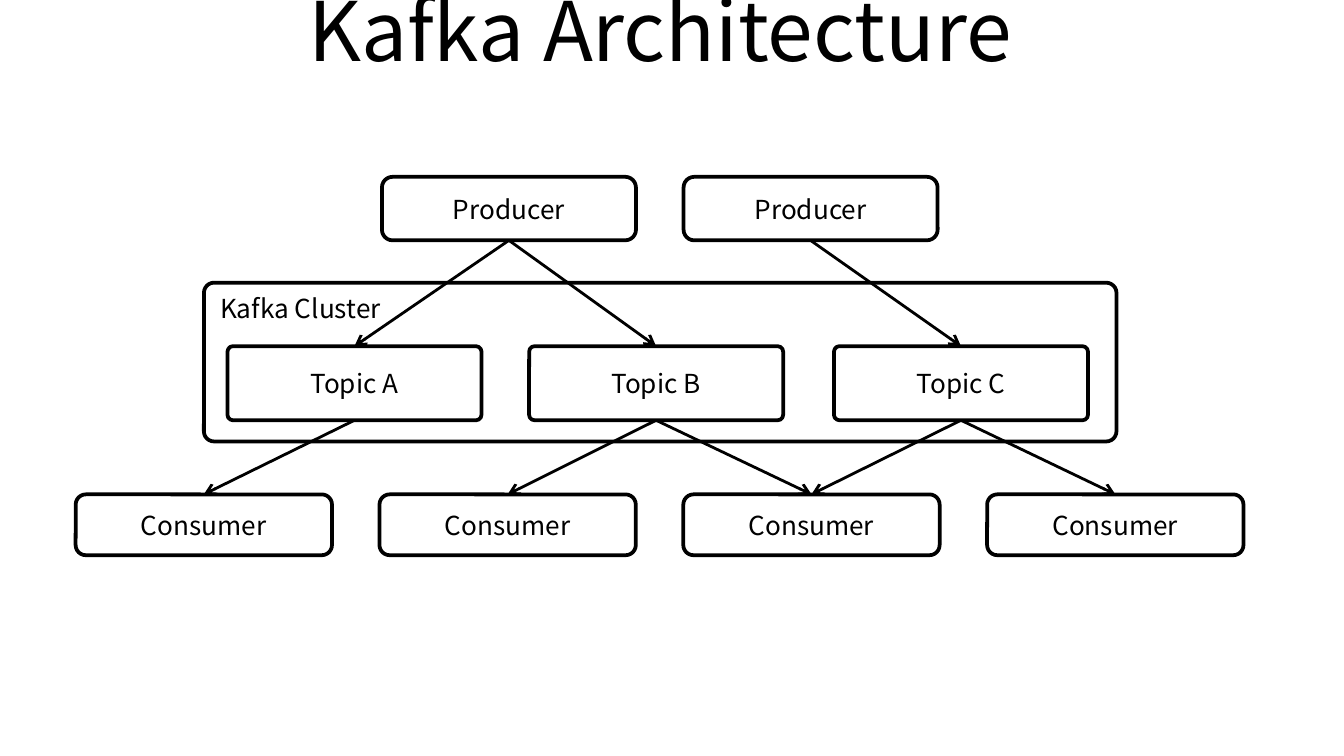
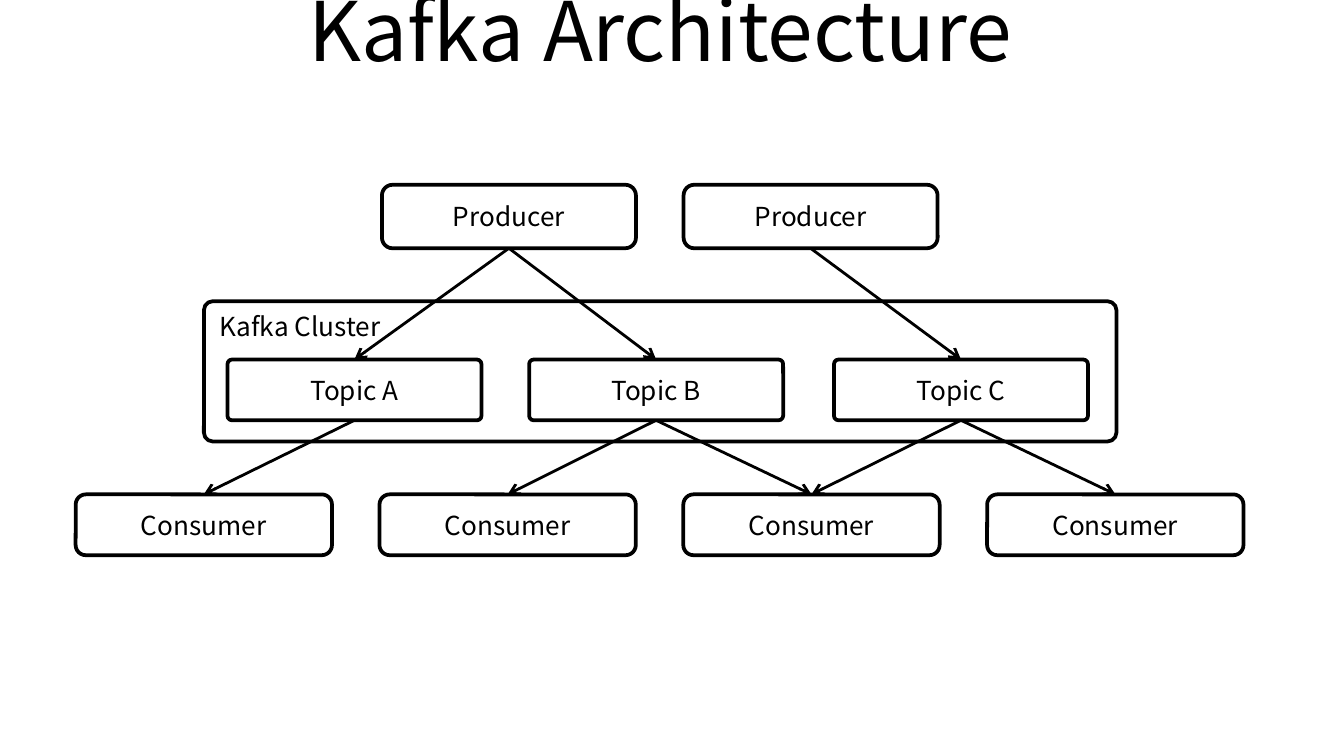
Before and after one commit to ssup2/blog-old, a slide deck: slide 1 of images/theory_analysis/Kafka/Kafka.pptx. Drawn at 1344x756 pixels with LibreOffice and Linux fonts; fonts in the diff are those of the drawing. Boxes give left, top, right and bottom in pixels: in the first picture for what was removed or moved away, otherwise in the second. Text is boxed around its words. In the diff, an @@ line names an element or a change of style, - is before the commit and + after.

```diff
--- a/images/theory_analysis/Kafka/Kafka.pptx
+++ b/images/theory_analysis/Kafka/Kafka.pptx
@@ rounded rectangle "Producer" moved from (x1=382, y1=177, x2=636, y2=241) to (x1=382, y1=185, x2=636, y2=249) @@
@@ rounded rectangle "Producer" moved from (x1=684, y1=177, x2=938, y2=241) to (x1=684, y1=185, x2=938, y2=249) @@
@@ arrow moved from (509, 241) - (355, 347) to (509, 249) - (355, 360) @@
@@ arrow moved from (509, 241) - (656, 347) to (509, 249) - (656, 360) @@
@@ arrow moved from (810, 241) - (961, 347) to (810, 249) - (961, 360) @@
@@ rounded rectangle "Kafka Cluster" resized from (x1=204, y1=282, x2=1117, y2=441) to (x1=204, y1=301, x2=1117, y2=441) @@
@@ rounded rectangle "Topic A" resized from (x1=227, y1=347, x2=481, y2=421) to (x1=227, y1=360, x2=481, y2=421) @@
@@ rounded rectangle "Topic B" resized from (x1=530, y1=347, x2=784, y2=421) to (x1=530, y1=360, x2=784, y2=421) @@
@@ rounded rectangle "Topic C" resized from (x1=835, y1=347, x2=1089, y2=421) to (x1=835, y1=360, x2=1089, y2=421) @@
```
Also in this commit, not shown: 2 other slides changed, 4 other files.
